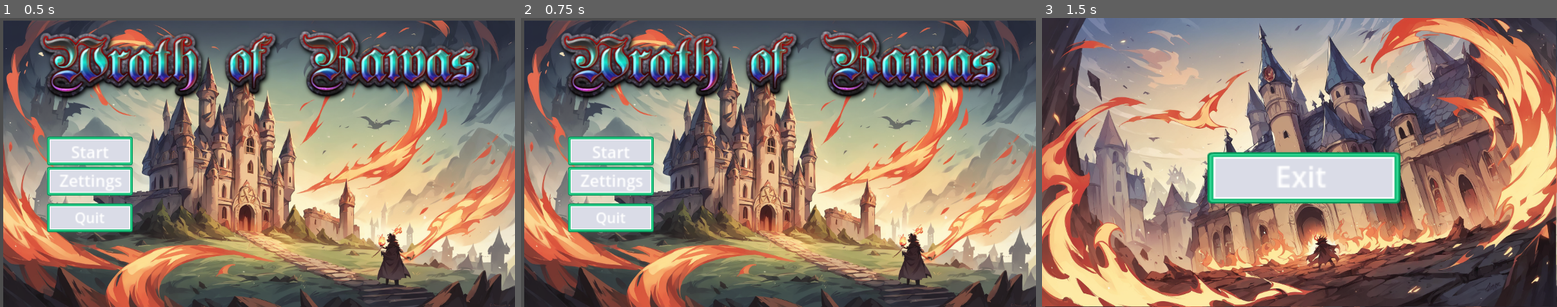
Above: before the commit, frames 1-3 (left to right).
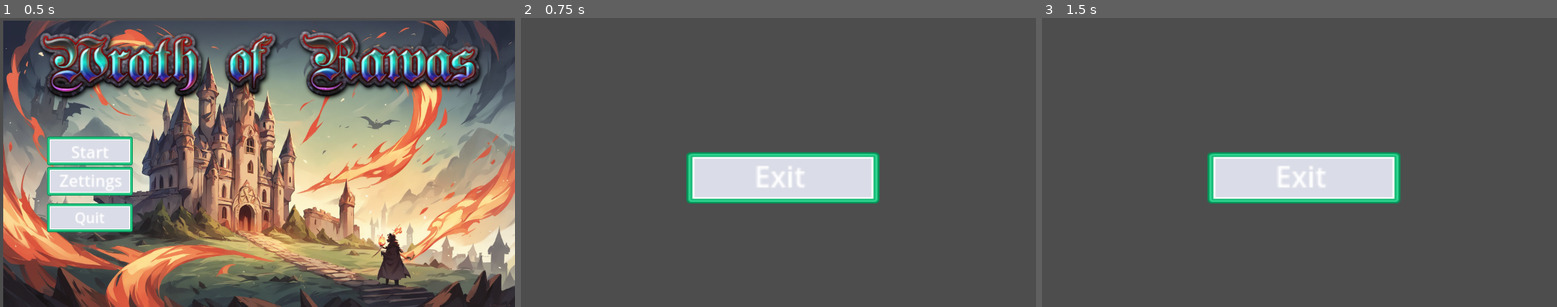
Above: after the commit, the same moments.

Repository: KenvaidGT/Wrath-of-Rawas
Game: Godot game, scene res://Main_menu/UI Scenes/MainMenu Visual/MainScene.tscn
Two runs of this game, one before a commit and one after it. Both use one fixed random seed, a clock stepped at 60 frames per second and the inputs below.
Inputs (mouse positions are in pixels of both pictures, inside the frame that each line leads up to):
- Up to frame 1 (0.5 s): no input
- Up to frame 2 (0.75 s): click "Zettings" at 0.5 s
- Up to frame 3 (1.5 s): click (1129, 150) at 1.25 s, where only the run before the commit has a clickable "Start"

Frame 1 is identical in both runs. In frame 2, 81% of the frame differs, in the area x 0-100%, y 0-100%; in frame 3, 83%.

Commit message:
Game_UI

Diff:
--- a/Main_menu/UI Code/LevelSelectCode.gd
+++ b/Main_menu/UI Code/LevelSelectCode.gd
@@ -1,6 +1,4 @@
 extends Node2D
-
-
 
 func _ready():
 	pass
@@ -13,4 +11,4 @@
 
 
 func _on_exit_pressed():
-	get_tree().quit()
+	get_tree().change_scene_to_file("res://Main_menu/UI Scenes/MainMenu Visual/MainScene.tscn")
--- a/Main_menu/UI Code/MainMenu.gd
+++ b/Main_menu/UI Code/MainMenu.gd
@@ -1,17 +1,19 @@
 extends Node
 
 @onready var start_button = $MainMenu/M/VB/Start
+@onready var settings_button = $MainMenu/M/VB/Settings
 @onready var quit_button = $MainMenu/M/VB/Quit
 
 func _ready():
 	start_button.pressed.connect(on_start_pressed)
+	settings_button.pressed.connect(on_settings_pressed)
 	quit_button.pressed.connect(on_quit_pressed)
 
+func on_settings_pressed():
+	get_tree().change_scene_to_file("res://Main_menu/UI Scenes/SettingsScene.tscn")
+
 func on_start_pressed():
-	$MainMenu.queue_free()
-	var game_scene = load("res://Main_menu/UI Scenes/LevelSelectScene.tscn").instantiate()
-
-	add_child(game_scene)
+	get_tree().change_scene_to_file("res://Main_menu/UI Scenes/LevelSelectScene.tscn")
 
 func on_quit_pressed():
 	get_tree().quit()
--- a/Main_menu/UI Code/SettingsScene.gd
+++ b/Main_menu/UI Code/SettingsScene.gd
@@ -1 +1,13 @@
 extends Node2D
+
+func _ready():
+	pass
+
+func _process(delta):
+	pass
+
+func on_start_pressed():
+	pass
+
+func _on_exit_pressed():
+	get_tree().change_scene_to_file("res://Main_menu/UI Scenes/MainMenu Visual/MainScene.tscn")
--- a/Main_menu/UI Scenes/SettingsScene.tscn
+++ b/Main_menu/UI Scenes/SettingsScene.tscn
@@ -1,6 +1,27 @@
-[gd_scene load_steps=2 format=3 uid="uid://edb3gchimcpq"]
+[gd_scene load_steps=3 format=3 uid="uid://edb3gchimcpq"]
 
 [ext_resource type="Script" path="res://Main_menu/UI Code/SettingsScene.gd" id="1_nhtkc"]
+[ext_resource type="Texture2D" uid="uid://d7abnivutmis" path="res://UI/Green/Default/button_rectangle_border.png" id="2_00q4r"]
 
 [node name="SettingsScene" type="Node2D"]
 script = ExtResource("1_nhtkc")
+
+[node name="Exit" type="TextureButton" parent="."]
+offset_left = 370.0
+offset_top = 301.0
+offset_right = 802.0
+offset_bottom = 416.0
+texture_normal = ExtResource("2_00q4r")
+ignore_texture_size = true
+stretch_mode = 0
+
+[node name="Label" type="Label" parent="Exit"]
+layout_mode = 1
+offset_left = 152.0
+offset_top = 7.0
+offset_right = 181.0
+offset_bottom = 30.0
+scale = Vector2(4, 4)
+text = "Exit"
+
+[connection signal="pressed" from="Exit" to="." method="_on_exit_pressed"]
--- /dev/null
+++ b/UI/game_ui.tscn
@@ -0,0 +1,103 @@
+[gd_scene load_steps=3 format=3 uid="uid://dnr2gywg0vfxr"]
+
+[ext_resource type="Texture2D" uid="uid://duujvvxfjdtlr" path="res://UI/Green/Default/button_square_border.png" id="1_p7iq8"]
+[ext_resource type="Texture2D" uid="uid://bl7yaiqialt8y" path="res://UI/Green/Default/button_square_depth_line.png" id="2_bno4g"]
+
+[node name="Game_UI" type="Control"]
+layout_mode = 3
+anchors_preset = 15
+anchor_right = 1.0
+anchor_bottom = 1.0
+grow_horizontal = 2
+grow_vertical = 2
+
+[node name="T" type="TextureRect" parent="."]
+custom_minimum_size = Vector2(0, 150)
+layout_mode = 1
+anchors_preset = 12
+anchor_top = 1.0
+anchor_right = 1.0
+anchor_bottom = 1.0
+grow_horizontal = 2
+grow_vertical = 0
+
+[node name="M" type="MarginContainer" parent="."]
+layout_mode = 1
+anchors_preset = 15
+anchor_right = 1.0
+anchor_bottom = 1.0
+offset_top = -1.0
+offset_bottom = 1.0
+grow_horizontal = 2
+grow_vertical = 2
+
+[node name="VB" type="VBoxContainer" parent="M"]
+custom_minimum_size = Vector2(200, 150)
+layout_mode = 2
+size_flags_horizontal = 0
+size_flags_vertical = 8
+
+[node name="Start" type="TextureButton" parent="M/VB"]
+clip_contents = true
+custom_minimum_size = Vector2(50, 50)
+layout_mode = 2
+size_flags_horizontal = 0
+size_flags_vertical = 8
+texture_normal = ExtResource("1_p7iq8")
+stretch_mode = 0
+
+[node name="Label" type="Label" parent="M/VB/Start"]
+layout_mode = 1
+anchors_preset = 8
+anchor_left = 0.5
+anchor_top = 0.5
+anchor_right = 0.5
+anchor_bottom = 0.5
+offset_left = -19.0
+offset_top = -11.5
+offset_right = 19.0
+offset_bottom = 11.5
+grow_horizontal = 2
+grow_vertical = 2
+text = "Start"
+
+[node name="VB2" type="VBoxContainer" parent="M"]
+custom_minimum_size = Vector2(60, 150)
+layout_mode = 2
+size_flags_horizontal = 0
+size_flags_vertical = 0
+
+[node name="Tower1" type="TextureButton" parent="M/VB2"]
+custom_minimum_size = Vector2(50, 50)
+layout_mode = 2
+size_flags_horizontal = 0
+size_flags_vertical = 4
+texture_normal = ExtResource("2_bno4g")
+stretch_mode = 0
+
+[node name="Tower2" type="TextureButton" parent="M/VB2"]
+custom_minimum_size = Vector2(50, 50)
+layout_mode = 2
+size_flags_horizontal = 0
+texture_normal = ExtResource("2_bno4g")
+
+[node name="Tower3" type="TextureButton" parent="M/VB2"]
+custom_minimum_size = Vector2(50, 50)
+layout_mode = 2
+size_flags_horizontal = 0
+texture_normal = ExtResource("2_bno4g")
+stretch_mode = 0
+
+[node name="Tower4" type="TextureButton" parent="M/VB2"]
+custom_minimum_size = Vector2(50, 50)
+layout_mode = 2
+size_flags_horizontal = 0
+texture_normal = ExtResource("2_bno4g")
+stretch_mode = 0
+
+[node name="Tower5" type="TextureButton" parent="M/VB2"]
+custom_minimum_size = Vector2(50, 50)
+layout_mode = 2
+size_flags_horizontal = 0
+texture_normal = ExtResource("2_bno4g")
+stretch_mode = 0
